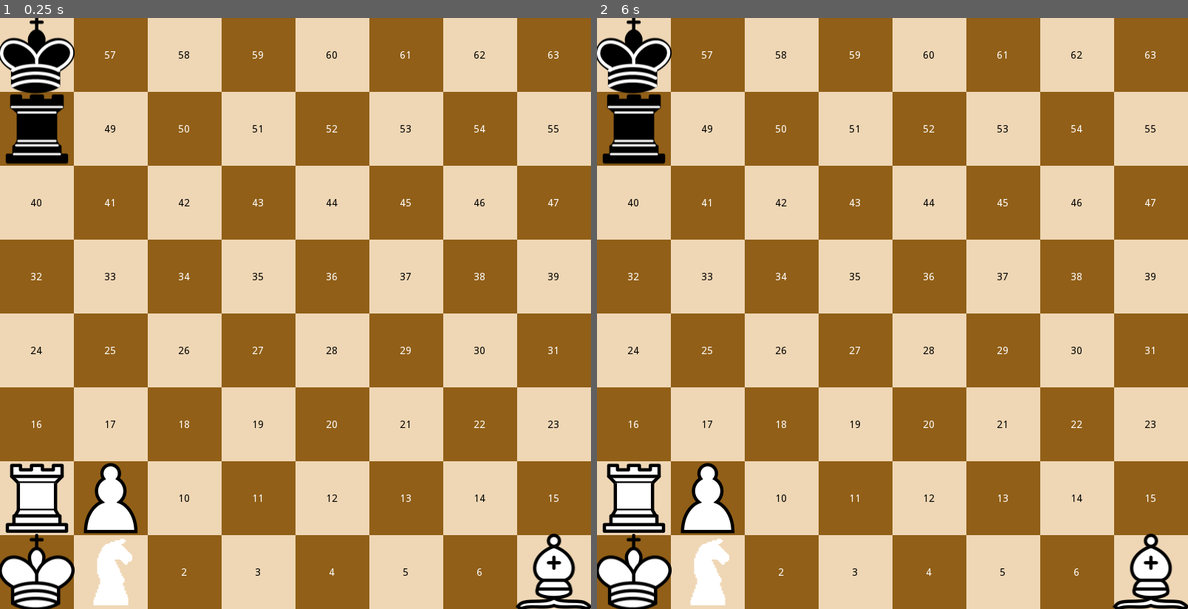
Above: before the commit, frames 1-2 (left to right).
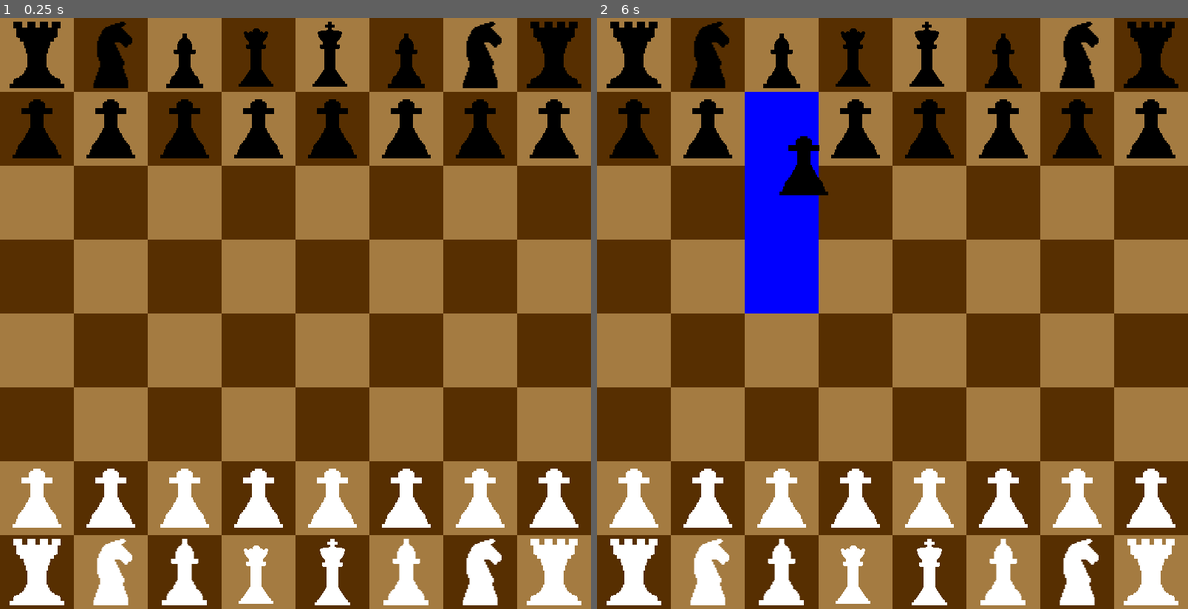
Above: after the commit, the same moments.

Repository: sammy-kuang/EvolutionChess
Game: Godot game, scene res://Scene.tscn
Two runs of this game, one before a commit and one after it. Both use one fixed random seed, a clock stepped at 60 frames per second and the inputs below. Before the commit the project starts from res://Main.tscn.
Inputs (mouse positions are in pixels of both pictures, inside the frame that each line leads up to):
- Up to frame 1 (0.25 s): no input
- Up to frame 2 (6 s): tap Enter at 0.5, 2, 3.5 s; move the mouse to (1022, 283) at 0.52 s; hold R (undo) 0.53-1.28 s; tap Space at 1.25, 2.75, 4.25 s; move the mouse to (774, 343) at 1.27 s; click (774, 343) at 1.35 s; tap R (undo) at 1.55, 2.85, 3.8, 4.35 s; move the mouse to (951, 183) at 2.02 s; hold R (undo) 2.03-2.78 s; move the mouse to (862, 431) at 2.77 s; move the mouse to (1069, 402) at 3.52 s; press the mouse at (1069, 402) at 3.53 s; move the mouse to (715, 224) at 4.27 s; release the mouse at (715, 224) at 4.28 s; move the mouse to (922, 313) at 5.02 s; hold R (undo) 5.03-5.78 s; move the mouse to (803, 165) at 5.77 s; click (803, 165) at 5.85 s

The runs differ from the first frame. In frame 1, 98% of the frame differs, in the area x 0-100%, y 0-100%; in frame 2, 98%.

Commit message:
add upgraded sprites, castling implementation

Diff:
--- a/Instances/Piece.gd
+++ b/Instances/Piece.gd
@@ -16,11 +16,18 @@
 var possible_moves = [] # type Move
 var has_moved : bool = false
 
+# unique data concept
+var unique_data = []
+
 # Called when the node enters the scene tree for the first time.
 func _ready():
 	main_ref = tile.main_ref
 	team_prefix = "white_" if team_index == 0 else "black_"
 	set_piece_type(piece_type)
+	initialize_unique_data()
+
+func initialize_unique_data():
+	unique_data.resize(10)
 
 func set_piece_type(new_piece_type : int):
 	piece_type = new_piece_type
@@ -71,20 +78,6 @@
 	for move in possible_moves:
 		if move.end_tile == end_tile:
 			return move
-
-func clear_pseudo_legals():
-	var cache = possible_moves.duplicate()
-	possible_moves.clear()
-	for move in cache:
-		main_ref.move(move, true)
-		if !get_team().get_enemy_team().has_enemy_in_check():
-			possible_moves.append(move)
-		main_ref.undo_move(move, true)
-
-#	var move = possible_moves[4]
-#	main_ref.move(move, true)
-#	if !get_team().get_enemy_team().has_enemy_in_check():
-#		possible_moves.append(move)
 
 func generate_possible_moves(): # this is gonna be messy...
 	possible_moves.clear()
@@ -154,13 +147,75 @@
 	var legal_moves = []
 	var enemy_team = get_team().get_enemy_team()
 	for move in moves:
-		main_ref.move(move, true)
+		main_ref.move(move, true) # simulate the move
 		if !enemy_team.has_enemy_in_check():
 			legal_moves.append(move)
-		main_ref.undo_move(move, true)
+		main_ref.undo_move(move, true) # un-simulate it lol
 	legal_moves.append(Move.new(tile, tile, self, null)) # always allow the user to put the piece back
-
+	legal_moves.append_array(add_castles(enemy_team))
 	return legal_moves
+
+func add_castles(enemy_team): # super messy lol
+	var castles = []
+	var tiles = main_ref.tiles
+	if piece_type == 5: # are we a king? # unique data will be in the form of moves for the rook
+
+		if has_moved: # cant castle if the king has moved
+			cant_castle_side(0)
+			cant_castle_side(1)
+			return castles
+
+		if enemy_team.has_enemy_in_check():
+			cant_castle_side(0)
+			cant_castle_side(1)
+			return castles
+
+		var start_index = team_index * 7
+		var start_tile = tiles[start_index]
+		var king_index = start_index+4
+		if start_tile.has_piece() and !start_tile.has_enemy_piece(team_index): # checking the left side
+			if start_tile.has_piece_type(1) and !start_tile.piece.has_moved: # rook on the left present
+				for i in range(start_index+1, king_index):
+					if tiles[i].has_piece(): # blocked
+						cant_castle_side(0)
+						break
+					if enemy_team.is_attacking_tile(tiles[i]): # enemy is attacking the path
+						cant_castle_side(0)
+						break
+
+					if i == start_index+3: # path is clear, dude can castle queen side
+						castles.append(Move.new(tile, tiles[start_index+2], self, null))
+						unique_data[0] = Move.new(start_tile, tiles[start_index+3], start_tile.piece, null)
+			else:
+				cant_castle_side(0)
+		else:
+			cant_castle_side(0)
+
+		# castling king side
+		var end_index = start_index+7
+		var end_tile = tiles[end_index]
+		if end_tile.has_piece() and !end_tile.has_enemy_piece(team_index): # checking the right side
+			if end_tile.has_piece_type(1) and !end_tile.piece.has_moved: # rook on the right  present
+				for i in range(king_index+1, end_index):
+					if tiles[i].has_piece(): # blocked
+						cant_castle_side(1)
+						break
+					if enemy_team.is_attacking_tile(tiles[i]): # enemy is attacking the path
+						cant_castle_side(1)
+						break
+
+					if i == end_index-1: # path is clear, dude can castle king side
+						castles.append(Move.new(tile, tiles[end_index-1], self, null))
+						unique_data[1] = Move.new(end_tile, tiles[start_index+5], end_tile.piece, null)
+			else:
+				cant_castle_side(1)
+		else:
+			cant_castle_side(1)
+
+	return castles
+
+func cant_castle_side(index : int):
+	unique_data[index] = null
 
 func set_tile(new_tile):
 	tile = new_tile
--- a/Instances/Tile.gd
+++ b/Instances/Tile.gd
@@ -19,7 +19,7 @@
 # Called when the node enters the scene tree for the first time.
 func _ready():
 	update_color()
-	set_label(index as String)
+	set_label("")
 
 	if tile_color == main_ref.black_color: # ui stuff
 		get_label().add_color_override("font_color", Color.white)
@@ -195,6 +195,11 @@
 func has_piece():
 	return (piece != null)
 
+func has_piece_type(piece_type : int):
+	if has_piece():
+		return piece.piece_type == piece_type
+	return false
+
 func get_enemy_piece(team_index : int):
 	if has_enemy_piece(team_index):
 		return piece
--- a/Main.gd
+++ b/Main.gd
@@ -10,7 +10,7 @@
 # tile related
 var tile_prefab = preload("res://Instances/Tile.tscn")
 var tiles = []
-var mouse_tile : Tile = null
+var mouse_tile = null
 
 # piece related
 var piece_prefab = preload("res://Instances/Piece.tscn")
@@ -27,7 +27,8 @@
 func _ready():
 	generate_board()
 	create_teams()
-	parse_fen_string("k7/r8/8/8/8/8/RP6/KN5B w KQkq - 0 1")
+#	parse_fen_string("4k3/r7/8/8/8/8/8/R3K2R w KQkq - 0 1")
+	parse_fen_string("rnbqkbnr/pppppppp/8/8/8/8/PPPPPPPP/RNBQKBNR w KQkq - 0 1")
 
 	var p = pieces[1]
 	var up = p.search_for_path_block(p.tile.get_upward())
@@ -45,7 +46,7 @@
 		if mouse_tile != null:
 			mouse_tile.on_click()
 	elif event.is_action_pressed("undo") and last_move != null:
-		undo_move(last_move)
+		get_tree().reload_current_scene()
 
 func pickup(piece : Piece):
 	# setting
@@ -66,9 +67,16 @@
 	# setting
 	move(move, false)
 
+	# variables
+	var friendly_team = move.move_piece.get_team()
+	var enemy_team = friendly_team.get_enemy_team()
+
 	# highlighting
 	for move in mouse_piece.possible_moves:
 		move.end_tile.set_highlight(false)
+
+	# check checking
+	enemy_team.in_check = friendly_team.has_enemy_in_check()
 
 	# moved event (did the player just put the piece back into its original spot?)
 	if move.end_tile == mouse_piece.cached_tile:
@@ -82,8 +90,8 @@
 func move(move : Move, is_simulation : bool = false): # REDO THIS FUNCTION
 	var mp : Piece = move.move_piece
 	var tp : Piece = move.taken_piece
-	var st : Tile = move.start_tile
-	var et : Tile = move.end_tile
+	var st  = move.start_tile
+	var et  = move.end_tile
 
 	# taken
 	if tp != null:
@@ -115,8 +123,24 @@
 	var move_piece = move.move_piece
 	move_piece.has_moved = true
 
-
-func add_piece(piece_type : int, team_index : int, tile : Tile):
+	# castle check
+	castle_check(move)
+
+func castle_check(move : Move):
+	var mp = move.move_piece
+	if mp.piece_type == 5: # is king?
+		var queen_side = mp.unique_data[0]
+		var king_side = mp.unique_data[1]
+		var start_index = move.move_piece.team_index * 7
+		if queen_side != null: # the user probably could castle queen side
+			if move.end_tile.index == start_index+2:
+				move(queen_side)
+
+		if king_side != null: # the user probably could castle queen side
+			if move.end_tile.index == start_index+6:
+				move(king_side)
+
+func add_piece(piece_type : int, team_index : int, tile):
 	var instance = piece_prefab.instance()
 	instance.main_ref = self
 	instance.tile = tile
--- a/Main.tscn
+++ b/Main.tscn
@@ -4,5 +4,6 @@
 
 [node name="Main" type="Node2D"]
 script = ExtResource( 1 )
-white_color = Color( 0.937255, 0.843137, 0.709804, 1 )
-black_color = Color( 0.568627, 0.372549, 0.0901961, 1 )
+white_color = Color( 0.643137, 0.482353, 0.254902, 1 )
+black_color = Color( 0.341176, 0.184314, 0.00392157, 1 )
+highlight_color = Color( 0, 0, 1, 1 )
--- /dev/null
+++ b/Scene.tscn
@@ -0,0 +1,12 @@
+[gd_scene load_steps=2 format=2]
+
+[ext_resource path="res://Main.tscn" type="PackedScene" id=1]
+
+[node name="Scene" type="Node2D"]
+position = Vector2( 400, 400 )
+
+[node name="Main Camera" type="Camera2D" parent="."]
+offset = Vector2( 400, 400 )
+current = true
+
+[node name="Main" parent="Main Camera" instance=ExtResource( 1 )]
--- a/Scripts/Team.gd
+++ b/Scripts/Team.gd
@@ -8,8 +8,10 @@
 	1 : "black"
 }
 
+# pieces and team specific
 var pieces = []
 var team_index = 0
+var in_check : bool = false
 
 func _init(team_index:int = 0, main_ref = null):
 	self.team_index = team_index
@@ -46,10 +48,24 @@
 
 func has_enemy_in_check():
 	for piece in alive_pieces():
-
 		var moves = piece.generate_possible_moves()
 		for move in moves:
 			if move.end_tile.index == get_enemy_king().tile.index:
+				return true
+	return false
+
+func pred_enemy_in_check():
+	for piece in alive_pieces():
+		var moves = piece.possible_moves
+		for move in moves:
+			if move.end_tile.index == get_enemy_king().tile.index:
+				return true
+	return false
+
+func is_attacking_tile(tile) -> bool:
+	for piece in alive_pieces():
+		for move in piece.generate_possible_moves():
+			if move.end_tile == tile:
 				return true
 	return false
 
--- a/project.godot
+++ b/project.godot
@@ -51,7 +51,7 @@
 [application]
 
 config/name="ChessGame"
-run/main_scene="res://Main.tscn"
+run/main_scene="res://Scene.tscn"
 config/icon="res://icon.png"
 
 [display]
@@ -63,6 +63,7 @@
 [global]
 
 Stack=false
+Scene=false
 
 [input]
 
Binary file changed: Sprites/black_bishop.png
Binary file added: Sprites/black_bishop_upgraded.png
Not shown, added: Sprites/black_bishop_upgraded.png.import
Binary file changed: Sprites/black_king.png
Binary file added: Sprites/black_king_upgraded.png
Not shown, added: Sprites/black_king_upgraded.png.import
Binary file changed: Sprites/black_knight.png
Binary file added: Sprites/black_knight_upgraded.png
Not shown, added: Sprites/black_knight_upgraded.png.import
Binary file changed: Sprites/black_pawn.png
Binary file changed: Sprites/black_queen.png
Binary file added: Sprites/black_queen_upgraded.png
(and 36 more such lines)
